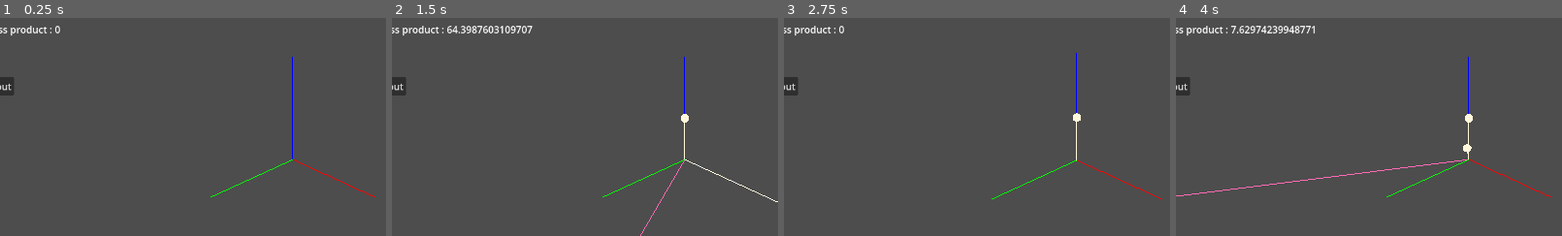
Above: before the commit, frames 1-4 (left to right).
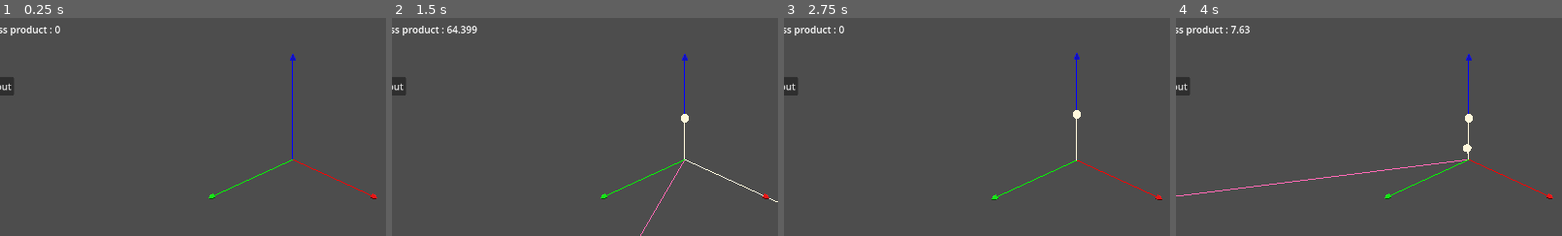
Above: after the commit, the same moments.

Repository: CasuFrost/CrossProductVisualizer
Game: Godot game, scene res://Scene.tscn
Two runs of this game, one before a commit and one after it. Both use one fixed random seed, a clock stepped at 60 frames per second and the inputs below.
Inputs (mouse positions are % of the whole screen's width and height, from its top left):
- Up to frame 1 (0.25 s): no input
- Up to frame 2 (1.5 s): click (9, 4) at 0.52 s; type "12" at 0.6 s; click (13, 4) at 0.75 s; type "12" at 0.83 s; click (17, 4) at 0.98 s; type "12" at 1.07 s; click (9, 11) at 1.27 s; type "12" at 1.35 s
- Up to frame 3 (2.75 s): click (13, 11) at 1.5 s; type "12" at 1.58 s; click (17, 11) at 1.73 s; type "12" at 1.82 s; click "zoom in" at 2 s
- Up to frame 4 (4 s): click "zoom out" at 2.75 s; click "Rotate" at 3.5 s
The pictures show only the part of the screen within x 12-62%, y 22-72%; the shares and areas given below are measured in that part.

The runs differ from the first frame. In frame 1, less than 0.1% of the frame differs, in the area x 54-98%, y 16-84%; in frame 2, 0.4%; in frame 3, 0.2%; in frame 4, 0.5%, in the area x 17-98%, y 3-84%.

Commit message:
Camera rotating with mouse

Diff:
--- a/3Drawer.gd
+++ b/3Drawer.gd
@@ -40,28 +40,17 @@
 
 	return mesh_instance
 
-func triangle(pos:Vector3,radius = 0.05,color= Color.WHITE_SMOKE,b = false)-> MeshInstance3D:
+func triangle(pos:Vector3,color= Color.WHITE_SMOKE,b = false)-> MeshInstance3D:
 	var mesh_instance :MeshInstance3D
-	var cone_mesh := load("res://cone.obj")
-
-
+	#var cone_mesh := load("res://cone.obj")
 	mesh_instance=get_parent().get_node("cone").duplicate()
-
-
+	#mesh_instance=get_parent().get_node("pyramid").duplicate()
 	if abs(pos.x)>0 or abs(pos.y)>0 or abs(pos.z)>0:
 		mesh_instance.visible=true
-
-
-
-
 	var newMaterial = StandardMaterial3D.new() #Make a new Spatial Material
 	newMaterial.shading_mode=BaseMaterial3D.SHADING_MODE_UNSHADED
 	newMaterial.albedo_color = color
 	mesh_instance.material_override=newMaterial
-
-
-
-
 	get_tree().get_root().add_child(mesh_instance)
 	mesh_instance.position = Vector3()
 	mesh_instance.look_at(pos)
@@ -74,3 +63,26 @@
 	mesh_instance.scale=Vector3(Scale,Scale,Scale)
 	mesh_instance.position = pos
 	return mesh_instance
+func pir(pos:Vector3,color= Color.WHITE_SMOKE,b = false)-> MeshInstance3D:
+	var mesh_instance :MeshInstance3D
+	#var cone_mesh := load("res://cone.obj")
+
+	mesh_instance=get_parent().get_node("pyramid").duplicate()
+	if abs(pos.x)>0 or abs(pos.y)>0 or abs(pos.z)>0:
+		mesh_instance.visible=true
+	var newMaterial = StandardMaterial3D.new() #Make a new Spatial Material
+	#newMaterial.shading_mode=BaseMaterial3D.SHADING_MODE_UNSHADED
+	newMaterial.albedo_color = color
+	mesh_instance.material_override=newMaterial
+	get_tree().get_root().add_child(mesh_instance)
+	mesh_instance.position = Vector3()
+	mesh_instance.look_at(pos)
+	if pos.y!=0 and pos.z==0 and pos.x==0:
+		if pos.y>0:
+			mesh_instance.rotation_degrees=Vector3(90,0,0)
+		else:
+			mesh_instance.rotation_degrees=Vector3(-90,0,0)
+	var Scale = get_parent().get_node("center/ortCamera").size*0.8
+	mesh_instance.scale=Vector3(Scale,Scale,Scale)
+	mesh_instance.position = pos
+	return mesh_instance
--- a/Scene.gd
+++ b/Scene.gd
@@ -14,6 +14,7 @@
 var rotateScene : bool = false
 var rotateSpeed=0.6
 var module=0
+var dim = 8
 # Called when the node enters the scene tree for the first time.
 func _ready():
 	pass
@@ -21,9 +22,14 @@
 	if event is InputEventMouseMotion:
 		if Input.is_action_pressed("drag"):
 			$center.rotation_degrees.y-=event.relative.x*0.5
-			#$center.rotation_degrees.x-=event.relative.y
-			#$center.rotation_degrees.z-=event.relative.y
-
+
+			$center.rotation_degrees.x+=event.relative.y*0.2
+			$center.rotation_degrees.z-=event.relative.y*0.2
+	if event is InputEventMouseButton:
+		if event.button_index == MOUSE_BUTTON_WHEEL_UP:
+			zoom_in()
+		if event.button_index == MOUSE_BUTTON_WHEEL_DOWN:
+			zoom_out()
 
 
 func _physics_process(delta):
@@ -46,7 +52,7 @@
 	var l1=drawer.line(Vector3(),u,Color.CORNSILK)
 	var l2=drawer.line(Vector3(),w,Color.CORNSILK)
 	var l3=drawer.line(Vector3(),v,Color.HOT_PINK)
-	var point1 = drawer.triangle(v,0.005,Color.HOT_PINK,true)
+	var point1 = drawer.triangle(v,Color.HOT_PINK,true)
 
 	if showArea:
 		var point2 = drawer.point(u,0.01,Color.CORNSILK)
@@ -54,8 +60,8 @@
 		lines.append(point2)
 		lines.append(point3)
 	else:
-		var point2 = drawer.triangle(u,0.005,Color.CORNSILK)
-		var point3 = drawer.triangle(w,0.005,Color.CORNSILK)
+		var point2 = drawer.triangle(u,Color.CORNSILK)
+		var point3 = drawer.triangle(w,Color.CORNSILK)
 		lines.append(point2)
 		lines.append(point3)
 
@@ -66,10 +72,17 @@
 
 
 	showCrossProductArea()
-	module=sqrt(v.x*v.x/SCALING+v.y*v.y/SCALING+v.z*v.z/SCALING)
+	module=snapped(sqrt(v.x*v.x/SCALING+v.y*v.y/SCALING+v.z*v.z/SCALING),0.001)
 
 	$CanvasLayer/module.text="Module of the cross product : "+str(module)
+
+
+	if Input.is_action_pressed("MSU"):
+		print("a")
+		zoom_in()
+
 func showCrossProductArea():
+
 	get_node("Area").set_u(u)
 	get_node("Area").set_v(w)
 	if showArea:
@@ -87,12 +100,21 @@
 	areaLines.clear()
 
 func drawOrigin():
-	var a = drawer.line(Vector3.ZERO,Vector3(SCALING*8,0,0),Color.RED)
-	var b = drawer.line(Vector3.ZERO,Vector3(0,SCALING*8,0),Color.BLUE)
-	var c = drawer.line(Vector3.ZERO,Vector3(0,0,SCALING*8),Color.GREEN)
+	for i in ogLines:
+		i.queue_free()
+	ogLines.clear()
+	var a = drawer.line(Vector3.ZERO,Vector3(SCALING*dim,0,0),Color.RED)
+	var b = drawer.line(Vector3.ZERO,Vector3(0,SCALING*dim,0),Color.BLUE)
+	var c = drawer.line(Vector3.ZERO,Vector3(0,0,SCALING*dim),Color.GREEN)
+	var p1 = drawer.pir(Vector3(SCALING*dim,0,0),Color.RED)
+	var p2 = drawer.pir(Vector3(0,SCALING*dim,0),Color.BLUE)
+	var p3 = drawer.pir(Vector3(0,0,SCALING*dim),Color.GREEN)
 	ogLines.append(a)
 	ogLines.append(b)
 	ogLines.append(c)
+	ogLines.append(p1)
+	ogLines.append(p2)
+	ogLines.append(p3)
 
 func getValues():
 	if !rotateU:
@@ -159,10 +181,20 @@
 
 
 func _on_zoom_in_button_down():
-	if $center/ortCamera.size>1:
-		$center/ortCamera.size-=0.1
+	zoom_in()
 
 
 func _on_zoom_out_button_down():
-	if $center/ortCamera.size<6:
-		$center/ortCamera.size+=0.1
+	zoom_out()
+func zoom_in():
+	if $center/ortCamera.size>0.5:
+		$center/ortCamera.size-=0.3
+		$center/ortCamera.global_position.y-=0.01
+		dim-=0.7
+		drawOrigin()
+func zoom_out():
+	if $center/ortCamera.size<18:
+		$center/ortCamera.size+=0.3
+		$center/ortCamera.global_position.y+=0.01
+		dim+=0.7
+		drawOrigin()
--- a/Scene.tscn
+++ b/Scene.tscn
@@ -1,14 +1,17 @@
-[gd_scene load_steps=9 format=3 uid="uid://eoy8eko2gpmi"]
+[gd_scene load_steps=11 format=3 uid="uid://eoy8eko2gpmi"]
 
 [ext_resource type="Script" path="res://Scene.gd" id="1_4j58p"]
 [ext_resource type="Script" path="res://3Drawer.gd" id="1_qky4e"]
 [ext_resource type="ArrayMesh" uid="uid://dam34u2xb3t3l" path="res://cone.obj" id="3_sd46s"]
 [ext_resource type="Script" path="res://CpArea.gd" id="4_21rro"]
+[ext_resource type="ArrayMesh" uid="uid://bkpkf6pobsabd" path="res://pyramid.obj" id="4_u6pqt"]
 
 [sub_resource type="StandardMaterial3D" id="StandardMaterial3D_ksl1i"]
 albedo_color = Color(0, 0, 0, 1)
 
 [sub_resource type="SphereMesh" id="SphereMesh_60ngl"]
+
+[sub_resource type="Environment" id="Environment_26epq"]
 
 [sub_resource type="StandardMaterial3D" id="StandardMaterial3D_ayt7t"]
 shading_mode = 0
@@ -221,6 +224,7 @@
 
 [node name="ortCamera" type="Camera3D" parent="center"]
 transform = Transform3D(0.707107, -0.324314, 0.628347, 0, 0.888617, 0.458649, -0.707107, -0.324314, 0.628347, 7.367, 5.521, 7.367)
+environment = SubResource("Environment_26epq")
 projection = 1
 current = true
 size = 3.0
@@ -234,9 +238,18 @@
 material_override = SubResource("StandardMaterial3D_ayt7t")
 mesh = ExtResource("3_sd46s")
 
+[node name="pyramid" type="MeshInstance3D" parent="."]
+transform = Transform3D(1, 0, 0, 0, 1, 0, 0, 0, 1, 0.752636, -0.0509675, 0.384376)
+visible = false
+material_override = SubResource("StandardMaterial3D_ayt7t")
+mesh = ExtResource("4_u6pqt")
+
 [node name="Area" type="MeshInstance3D" parent="."]
 material_override = SubResource("StandardMaterial3D_m1dat")
 script = ExtResource("4_21rro")
+
+[node name="DirectionalLight3D" type="DirectionalLight3D" parent="."]
+transform = Transform3D(1, 0, 0, 0, 0.078894, 0.996883, 0, -0.996883, 0.078894, 0, 7.27507, 0)
 
 [connection signal="button_down" from="CanvasLayer/u/rotateU" to="." method="_on_rotate_u_button_down"]
 [connection signal="button_down" from="CanvasLayer/w/rotateW" to="." method="_on_rotate_w_button_down"]
--- a/project.godot
+++ b/project.godot
@@ -36,6 +36,16 @@
 "events": [Object(InputEventMouseButton,"resource_local_to_scene":false,"resource_name":"","device":-1,"window_id":0,"a …(236 unchanged characters)…
 ]
 }
+MSU={
+"deadzone": 0.5,
+"events": [Object(InputEventMouseButton,"resource_local_to_scene":false,"resource_name":"","device":-1,"window_id":0,"alt_pressed":false,"shift_pressed":false,"ctrl_pressed":false,"meta_pressed":false,"button_mask":0,"position":Vector2(0, 0),"global_position":Vector2(0, 0),"factor":1.0,"button_index":4,"pressed":false,"double_click":false,"script":null)
+]
+}
+MSD={
+"deadzone": 0.5,
+"events": [Object(InputEventMouseButton,"resource_local_to_scene":false,"resource_name":"","device":-1,"window_id":0,"alt_pressed":false,"shift_pressed":false,"ctrl_pressed":false,"meta_pressed":false,"button_mask":0,"position":Vector2(0, 0),"global_position":Vector2(0, 0),"factor":1.0,"button_index":5,"pressed":false,"double_click":false,"script":null)
+]
+}
 
 [rendering]
 
Not shown, added: ExportWeb/.htaccess.txt
Binary file added: ExportWeb/CrossProductVisualizer.apple-touch-icon.png
Not shown, added: ExportWeb/CrossProductVisualizer.apple-touch-icon.png.import
Binary file added: ExportWeb/CrossProductVisualizer.icon.png
Not shown, added: ExportWeb/CrossProductVisualizer.icon.png.import
Binary file added: ExportWeb/CrossProductVisualizer.png
Not shown, added: ExportWeb/CrossProductVisualizer.png.import
Not shown: 2 places in debug.tscn that only renumber resources
Not shown, changed: export_presets.cfg
Not shown, removed: ico.ico.png.import
Renamed: ico.ico -> icon.ico
Renamed: ico.ico.png -> icoo.png
(and 18 more such lines)
